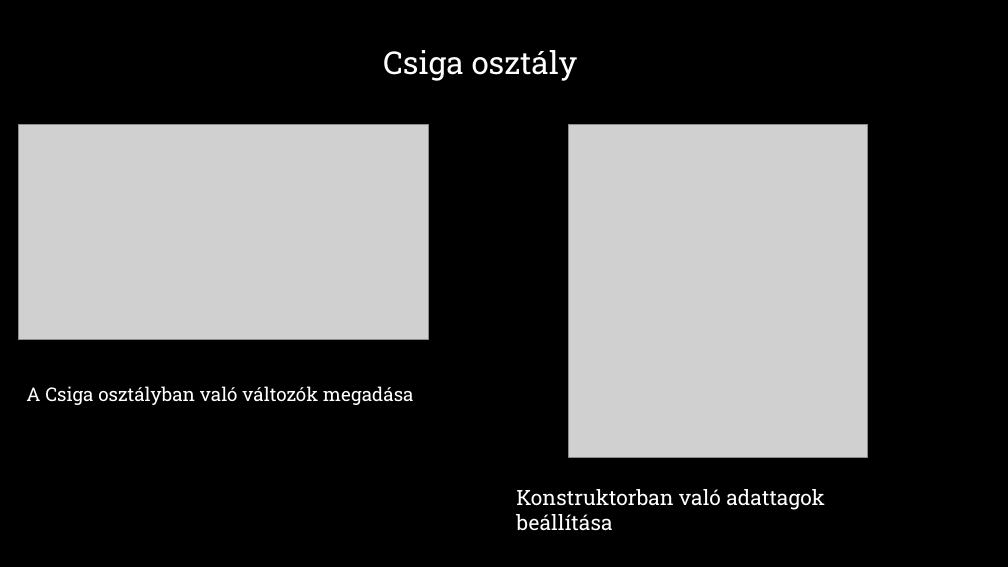
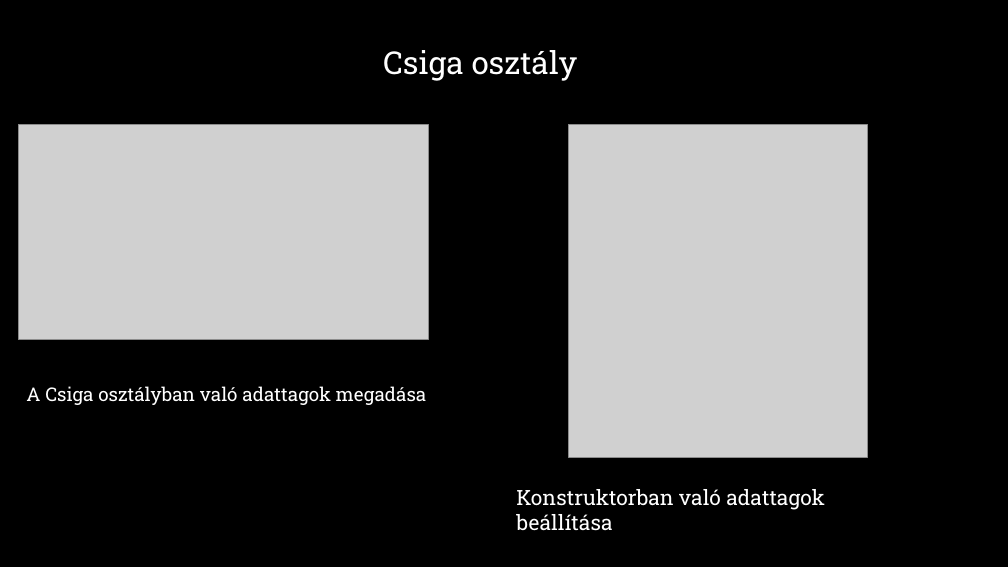
Before and after one commit to GBalint20/CsigaVerseny, a slide deck: slide 3 of CsigaVersenyPPT2.pptx. Drawn at 1008x567 pixels with LibreOffice and Linux fonts; fonts in the diff are those of the drawing; grey boxes stand for pictures; background and template pictures are left out. Boxes give left, top, right and bottom in pixels: in the first picture for what was removed or moved away, otherwise in the second. Text is boxed around its words. In the diff, an @@ line names an element or a change of style, - is before the commit and + after.

```diff
--- a/CsigaVersenyPPT2.pptx
+++ b/CsigaVersenyPPT2.pptx
@@ text at (x1=26, y1=386, x2=427, y2=405): text changed @@
-A Csiga osztályban való változók megadása
+A Csiga osztályban való adattagok megadása
```
Also in this commit, not shown: 2 other slides changed, 8 other files.
